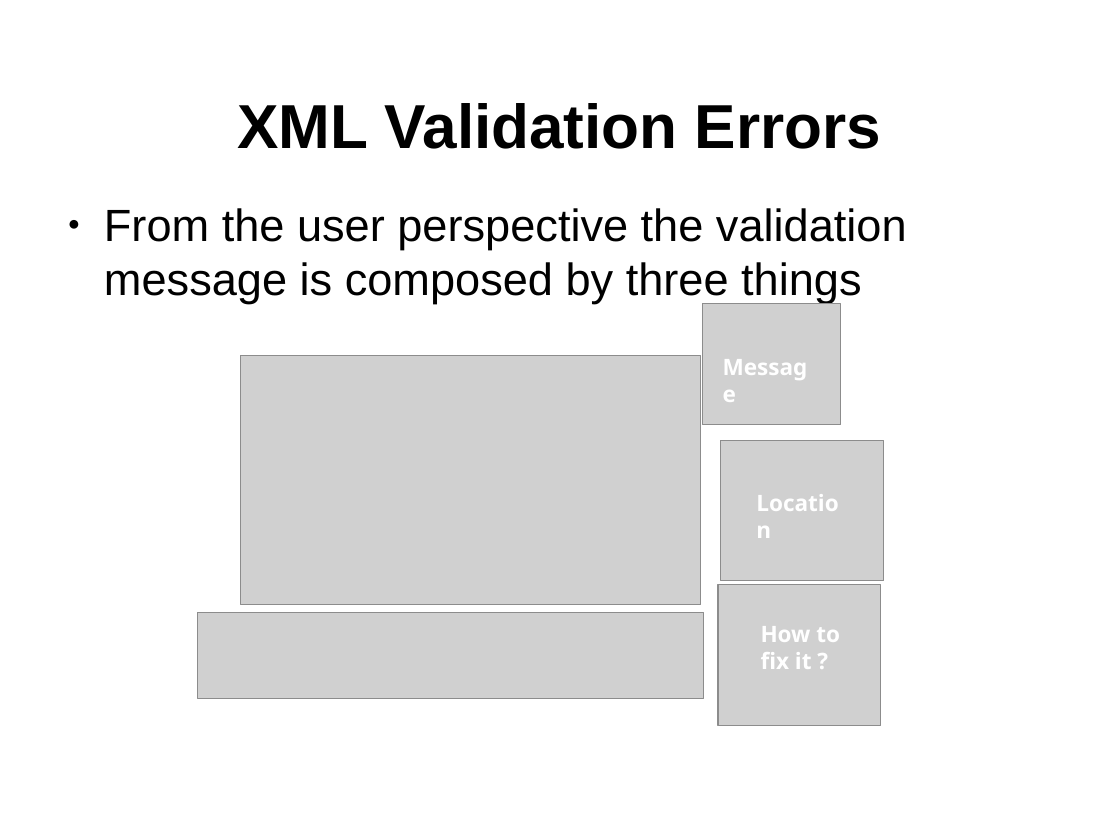
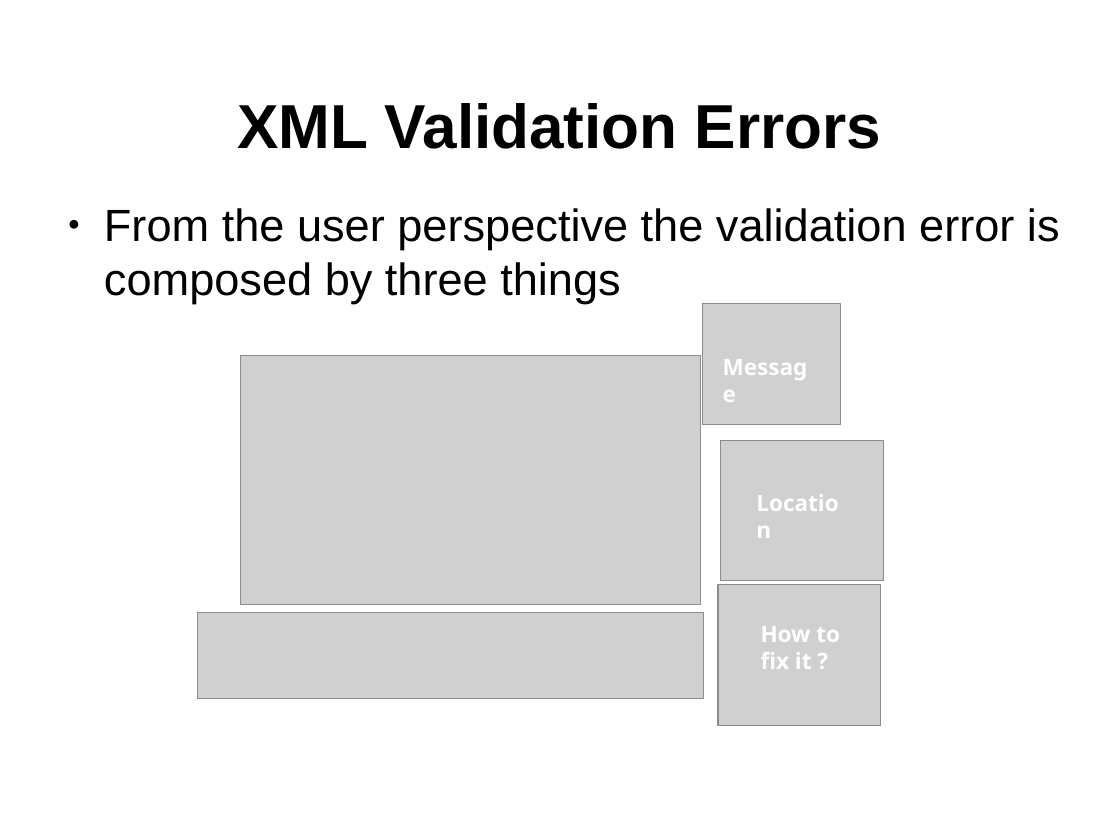
Before and after one commit to octavianN/Schematron-QuickFix-Language-Presentation, a slide deck: slide 4 of Final/SQF.odp. Drawn at 1120x840 pixels with LibreOffice and Linux fonts; fonts in the diff are those of the drawing; grey boxes stand for pictures; background and template pictures are left out. Boxes give left, top, right and bottom in pixels: in the first picture for what was removed or moved away, otherwise in the second. Text is boxed around its words. In the diff, an @@ line names an element or a change of style, - is before the commit and + after.

```diff
--- a/Final/SQF.odp
+++ b/Final/SQF.odp
@@ text at [104,208,1060,304]: text changed @@
-● From the user perspective the validation message is composed by three things
+● From the user perspective the validation error is composed by three things
```
Also in this commit, not shown: 3 other slides changed, 2 slides added, 1 slide removed.
